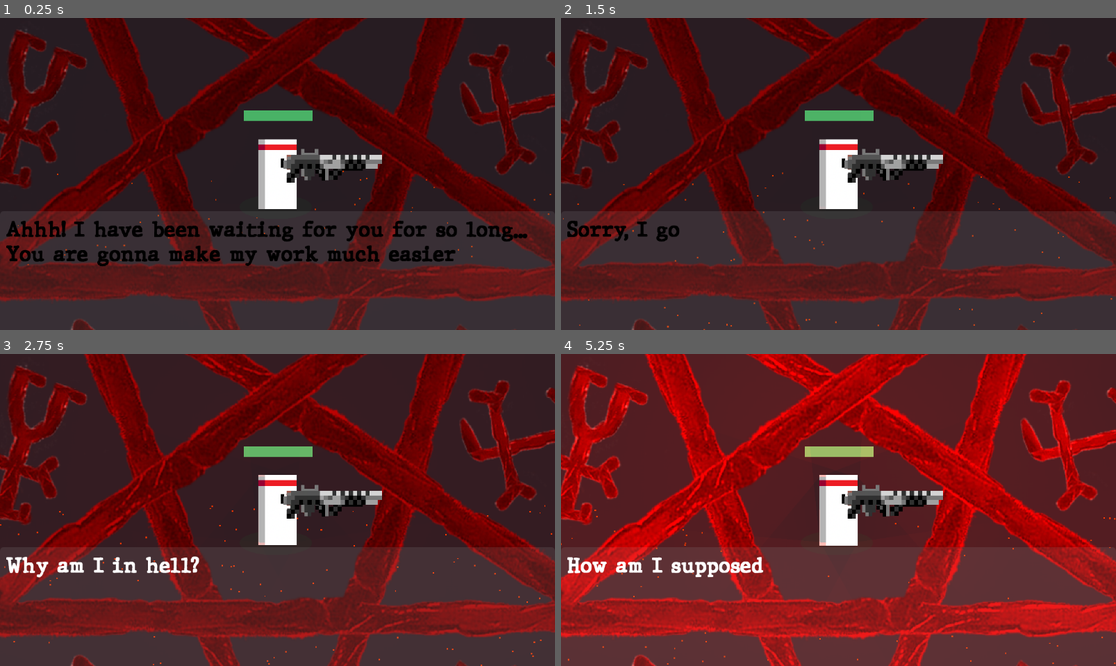
Above: before the commit, frames 1-4 (two rows, left to right).
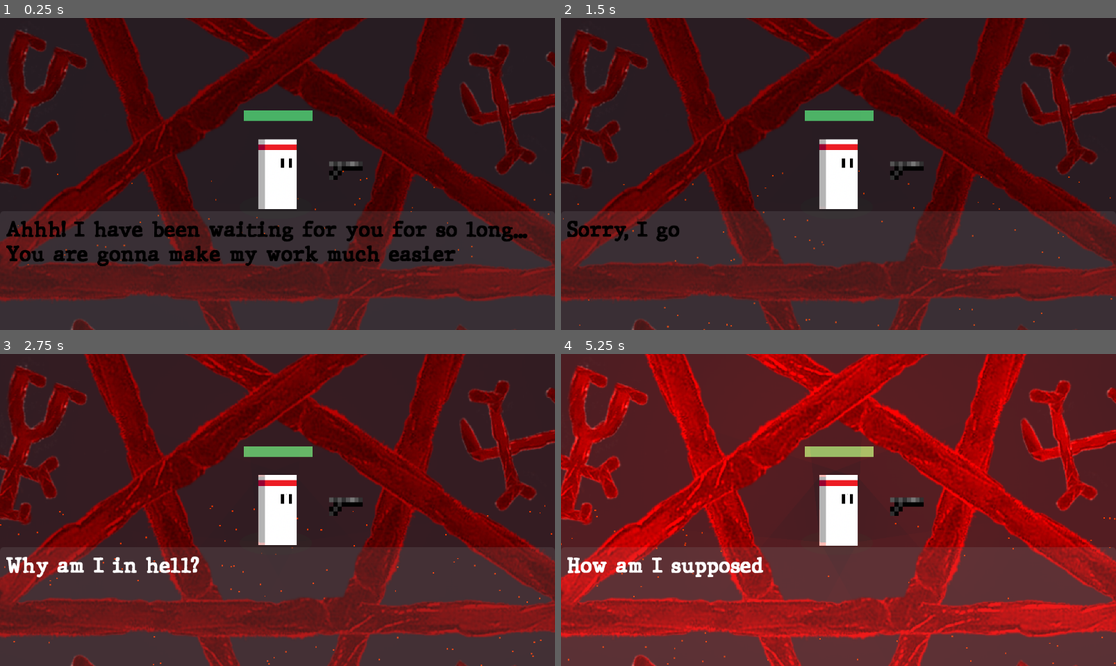
Above: after the commit, the same moments.

Repository: SK1PPR/byog24
Game: Godot game, scene res://scenes/main.tscn
Two runs of this game, one before a commit and one after it. Both use one fixed random seed, a clock stepped at 60 frames per second and the inputs below. This scene is started directly instead of the project's main scene. The engine's default icon, where the game draws it, is replaced by a stand-in: a white triangle on a blue panel in a dark square.
Inputs (mouse positions are in pixels of both pictures, inside the frame that each line leads up to):
- Up to frame 1 (0.25 s): no input
- Up to frame 2 (1.5 s): move the mouse to (960, 158) at 0.52 s; tap Space (next_dialogue) at 0.6, 1.35 s; click (960, 158) at 0.67 s; move the mouse to (727, 189) at 1.27 s; click (727, 189) at 1.42 s
- Up to frame 3 (2.75 s): move the mouse to (333, 441) at 2.02 s; tap Space (next_dialogue) at 2.1 s; click (333, 441) at 2.17 s
- Up to frame 4 (5.25 s): move the mouse to (810, 572) at 2.77 s; tap Space (next_dialogue) every 0.75 s from 2.85 to 5.1 s; click (810, 572) at 2.92 s; move the mouse to (1005, 556) at 3.52 s; click (1005, 556) at 3.67 s; move the mouse to (672, 463) at 4.27 s; click (672, 463) at 4.42 s; move the mouse to (866, 510) at 5.02 s; click (866, 510) at 5.17 s

The runs differ from the first frame. In frame 1, 0.8% of the frame differs, in the area x 46-69%, y 41-64%; in frame 2, 0.8%; in frame 3, 0.8%; in frame 4, 1.0%, in the area x 51-69%, y 41-53%.

Commit message:
Balancing

Diff:
--- a/data/weapons/assault_rifle.tres
+++ b/data/weapons/assault_rifle.tres
@@ -5,8 +5,8 @@
 [resource]
 script = ExtResource("1_dgnvc")
 name = ""
-bullet_speed = 300.0
+bullet_speed = 400.0
 damage = 10
-fire_rate = 0.2
-spread = 0.1
-range = 350.0
+fire_rate = 0.5
+spread = 0.2
+range = 500.0
--- a/data/weapons/assault_rifle.tscn
+++ b/data/weapons/assault_rifle.tscn
@@ -1,7 +1,7 @@
 [gd_scene load_steps=7 format=3 uid="uid://dh7t78g2mn2s6"]
 
 [ext_resource type="Script" path="res://data/weapons/weapon.gd" id="1_5yitp"]
-[ext_resource type="Resource" uid="uid://hjp8p03587nk" path="res://data/weapons/pistol.tres" id="2_2peac"]
+[ext_resource type="Resource" uid="uid://b5me2es0h2338" path="res://data/weapons/assault_rifle.tres" id="2_bnsov"]
 [ext_resource type="PackedScene" uid="uid://bbx6xtbc5y65b" path="res://data/weapons/bullet.tscn" id="3_ny1aq"]
 [ext_resource type="Texture2D" uid="uid://dq14co2uy13y0" path="res://assets/assault-rifle.png" id="4_f2a7t"]
 [ext_resource type="AudioStream" uid="uid://cnuxgh40yhyf1" path="res://sounds/assault_rifle.mp3" id="5_5q32q"]
@@ -14,7 +14,7 @@
 collision_layer = 0
 collision_mask = 2
 script = ExtResource("1_5yitp")
-weapons_stats = ExtResource("2_2peac")
+weapons_stats = ExtResource("2_bnsov")
 bullet = ExtResource("3_ny1aq")
 fired_bullets = 1
 fire_point_nodes = Array[NodePath]([NodePath("pivot/shooting_point")])
@@ -34,7 +34,7 @@
 texture = ExtResource("4_f2a7t")
 
 [node name="shooting_point" type="Marker2D" parent="pivot"]
-position = Vector2(179, -27)
+position = Vector2(178, -21)
 
 [node name="Shoot" type="AudioStreamPlayer2D" parent="."]
 stream = ExtResource("5_5q32q")
--- a/data/weapons/bullet.gd
+++ b/data/weapons/bullet.gd
@@ -3,6 +3,7 @@
 var travelled_distance = 0
 const SPEED = 1000
 const RANGE = 1200
+var damage = 10
 
 func _physics_process(delta):
 
@@ -17,4 +18,4 @@
 func _on_body_entered(body):
 	queue_free()
 	if body.has_method("take_damage"):
-		body.take_damage()
+		body.take_damage(damage)
--- a/data/weapons/handgun.tres
+++ b/data/weapons/handgun.tres
@@ -5,8 +5,8 @@
 [resource]
 script = ExtResource("1_cv4nt")
 name = ""
-bullet_speed = 300.0
+bullet_speed = 400.0
 damage = 10
-fire_rate = 0.4
-spread = 0.1
-range = 350.0
+fire_rate = 0.6
+spread = 0.15
+range = 400.0
--- a/data/weapons/machine_gun.tres
+++ b/data/weapons/machine_gun.tres
@@ -5,8 +5,8 @@
 [resource]
 script = ExtResource("1_hg2wg")
 name = ""
-bullet_speed = 300.0
-damage = 10
-fire_rate = 0.4
-spread = 0.1
-range = 350.0
+bullet_speed = 500.0
+damage = 2
+fire_rate = 0.1
+spread = 0.4
+range = 450.0
--- a/data/weapons/machine_gun.tscn
+++ b/data/weapons/machine_gun.tscn
@@ -1,7 +1,7 @@
 [gd_scene load_steps=7 format=3 uid="uid://bxnaw4pdyf808"]
 
 [ext_resource type="Script" path="res://data/weapons/weapon.gd" id="1_38v4r"]
-[ext_resource type="Resource" uid="uid://dw02mj2l8m5d3" path="res://data/weapons/handgun.tres" id="2_eao0w"]
+[ext_resource type="Resource" uid="uid://bw6vmwcjp8ucr" path="res://data/weapons/machine_gun.tres" id="2_s51ve"]
 [ext_resource type="PackedScene" uid="uid://bbx6xtbc5y65b" path="res://data/weapons/bullet.tscn" id="3_67kgm"]
 [ext_resource type="Texture2D" uid="uid://b3pbo7j0dv4uy" path="res://assets/machine-gun.png" id="4_cdhfr"]
 [ext_resource type="AudioStream" uid="uid://bm4akrsjyq2d" path="res://sounds/machine-gun.mp3" id="5_4r2th"]
@@ -14,7 +14,7 @@
 collision_layer = 0
 collision_mask = 2
 script = ExtResource("1_38v4r")
-weapons_stats = ExtResource("2_eao0w")
+weapons_stats = ExtResource("2_s51ve")
 bullet = ExtResource("3_67kgm")
 fired_bullets = 1
 fire_point_nodes = Array[NodePath]([NodePath("pivot/shooting_point")])
@@ -34,7 +34,7 @@
 texture = ExtResource("4_cdhfr")
 
 [node name="shooting_point" type="Marker2D" parent="pivot"]
-position = Vector2(162, -22)
+position = Vector2(157, -24)
 
 [node name="Shoot" type="AudioStreamPlayer2D" parent="."]
 stream = ExtResource("5_4r2th")
--- a/data/weapons/pistol.tres
+++ b/data/weapons/pistol.tres
@@ -6,7 +6,7 @@
 script = ExtResource("1_0jrvp")
 name = "Bullet"
 bullet_speed = 350.0
-damage = 1
+damage = 5
 fire_rate = 0.25
 spread = 0.1
-range = 400.0
+range = 300.0
--- a/data/weapons/revolver.tres
+++ b/data/weapons/revolver.tres
@@ -5,8 +5,8 @@
 [resource]
 script = ExtResource("1_vijt5")
 name = ""
-bullet_speed = 300.0
-damage = 10
-fire_rate = 0.4
-spread = 0.1
-range = 350.0
+bullet_speed = 450.0
+damage = 12
+fire_rate = 0.8
+spread = 0.15
+range = 400.0
--- a/data/weapons/revolver.tscn
+++ b/data/weapons/revolver.tscn
@@ -1,7 +1,7 @@
 [gd_scene load_steps=7 format=3 uid="uid://j4wfweum8nor"]
 
 [ext_resource type="Script" path="res://data/weapons/weapon.gd" id="1_sjwtt"]
-[ext_resource type="Resource" uid="uid://dw02mj2l8m5d3" path="res://data/weapons/handgun.tres" id="2_lvev2"]
+[ext_resource type="Resource" uid="uid://tb74m4d0pmsa" path="res://data/weapons/revolver.tres" id="2_edwcg"]
 [ext_resource type="PackedScene" uid="uid://bbx6xtbc5y65b" path="res://data/weapons/bullet.tscn" id="3_ob0jx"]
 [ext_resource type="Texture2D" uid="uid://db6dlyhlnylml" path="res://assets/revolver.png" id="4_x0i3g"]
 [ext_resource type="AudioStream" uid="uid://dh3rvcymx66jc" path="res://sounds/revolver-handgun.mp3" id="5_6cryr"]
@@ -14,7 +14,7 @@
 collision_layer = 0
 collision_mask = 2
 script = ExtResource("1_sjwtt")
-weapons_stats = ExtResource("2_lvev2")
+weapons_stats = ExtResource("2_edwcg")
 bullet = ExtResource("3_ob0jx")
 fired_bullets = 1
 fire_point_nodes = Array[NodePath]([NodePath("pivot/shooting_point")])
--- a/data/weapons/shotgun.tres
+++ b/data/weapons/shotgun.tres
@@ -6,7 +6,7 @@
 script = ExtResource("1_4byhd")
 name = ""
 bullet_speed = 300.0
-damage = 10
-fire_rate = 0.4
-spread = 0.1
-range = 350.0
+damage = 20
+fire_rate = 1.0
+spread = 0.3
+range = 200.0
--- a/data/weapons/shotgun.tscn
+++ b/data/weapons/shotgun.tscn
@@ -1,7 +1,7 @@
 [gd_scene load_steps=7 format=3 uid="uid://c2jso6b04bh2i"]
 
 [ext_resource type="Script" path="res://data/weapons/weapon.gd" id="1_g04jr"]
-[ext_resource type="Resource" uid="uid://dw02mj2l8m5d3" path="res://data/weapons/handgun.tres" id="2_xb0sl"]
+[ext_resource type="Resource" uid="uid://c1mo6myadfkbq" path="res://data/weapons/shotgun.tres" id="2_trxf7"]
 [ext_resource type="PackedScene" uid="uid://bbx6xtbc5y65b" path="res://data/weapons/bullet.tscn" id="3_gcn2k"]
 [ext_resource type="Texture2D" uid="uid://bxrx8pp04xpee" path="res://assets/Shotgun.png" id="4_sdova"]
 [ext_resource type="AudioStream" uid="uid://dtcvqeal7mwe3" path="res://sounds/shotgun.mp3" id="5_blp08"]
@@ -14,10 +14,10 @@
 collision_layer = 0
 collision_mask = 2
 script = ExtResource("1_g04jr")
-weapons_stats = ExtResource("2_xb0sl")
+weapons_stats = ExtResource("2_trxf7")
 bullet = ExtResource("3_gcn2k")
 fired_bullets = 1
-fire_point_nodes = Array[NodePath]([NodePath("pivot/shooting_point")])
+fire_point_nodes = Array[NodePath]([NodePath("pivot/shooting_point"), NodePath("pivot/shooting_point2"), NodePath("pivot/shooting_point3")])
 range_area = NodePath("Range")
 
 [node name="Range" type="CollisionShape2D" parent="."]
@@ -34,7 +34,13 @@
 texture = ExtResource("4_sdova")
 
 [node name="shooting_point" type="Marker2D" parent="pivot"]
-position = Vector2(216, -27)
+position = Vector2(217, -22)
+
+[node name="shooting_point2" type="Marker2D" parent="pivot"]
+position = Vector2(217, -30)
+
+[node name="shooting_point3" type="Marker2D" parent="pivot"]
+position = Vector2(217, -38)
 
 [node name="Shoot" type="AudioStreamPlayer2D" parent="."]
 stream = ExtResource("5_blp08")
--- a/data/weapons/sniper.tres
+++ b/data/weapons/sniper.tres
@@ -5,8 +5,8 @@
 [resource]
 script = ExtResource("1_vif8p")
 name = ""
-bullet_speed = 300.0
-damage = 10
-fire_rate = 0.4
-spread = 0.1
-range = 350.0
+bullet_speed = 600.0
+damage = 30
+fire_rate = 3.0
+spread = 0.05
+range = 700.0
--- a/data/weapons/sniper.tscn
+++ b/data/weapons/sniper.tscn
@@ -1,7 +1,7 @@
 [gd_scene load_steps=7 format=3 uid="uid://eqagoykh5r0q"]
 
 [ext_resource type="Script" path="res://data/weapons/weapon.gd" id="1_rse73"]
-[ext_resource type="Resource" uid="uid://dw02mj2l8m5d3" path="res://data/weapons/handgun.tres" id="2_c1v2e"]
+[ext_resource type="Resource" uid="uid://xdg15e2v2x54" path="res://data/weapons/sniper.tres" id="2_v1ult"]
 [ext_resource type="PackedScene" uid="uid://bbx6xtbc5y65b" path="res://data/weapons/bullet.tscn" id="3_3ggxf"]
 [ext_resource type="Texture2D" uid="uid://300wns70xk7p" path="res://assets/sniper.png" id="4_1agrq"]
 [ext_resource type="AudioStream" uid="uid://c5f1h0si61xpm" path="res://sounds/sniper.mp3" id="5_kasps"]
@@ -14,7 +14,7 @@
 collision_layer = 0
 collision_mask = 2
 script = ExtResource("1_rse73")
-weapons_stats = ExtResource("2_c1v2e")
+weapons_stats = ExtResource("2_v1ult")
 bullet = ExtResource("3_3ggxf")
 fired_bullets = 1
 fire_point_nodes = Array[NodePath]([NodePath("pivot/shooting_point")])
--- a/data/weapons/weapon.gd
+++ b/data/weapons/weapon.gd
@@ -6,7 +6,6 @@
 @export var fired_bullets: int
 @export var fire_point_nodes: Array[NodePath]
 @export var range_area: CollisionShape2D
-@export var interval: float
 
 var timer
 var gap_timer
@@ -52,6 +51,7 @@
 			var projectile = bullet.instantiate()
 			projectile.global_position = fire_point.global_position
 			projectile.global_rotation = fire_point.global_rotation + randf_range(-weapons_stats.spread, weapons_stats.spread)
+			projectile.damage = weapons_stats.damage
 			get_tree().current_scene.add_child(projectile)
 			count += 1
 			i -= 1
--- a/scenes/game_over.tscn
+++ b/scenes/game_over.tscn
@@ -1,24 +1,73 @@
-[gd_scene load_steps=2 format=3 uid="uid://y1x6aytdjws7"]
+[gd_scene load_steps=6 format=3 uid="uid://csiqm27bvm75t"]
 
-[ext_resource type="Script" path="res://scripts/game_over_restart_button.gd" id="1_h7wio"]
+[ext_resource type="FontFile" uid="uid://dwfq544lcvb6w" path="res://fonts/JMH Typewriter-Black.otf" id="1_rsrx6"]
+[ext_resource type="Script" path="res://scripts/game_over_restart_button.gd" id="2_28he5"]
+[ext_resource type="FontFile" uid="uid://c5p5100gq1ugg" path="res://fonts/Avestrava Tattoo Personal Use Only.ttf" id="2_wycn6"]
 
-[node name="GameOver" type="Node2D"]
+[sub_resource type="StyleBoxFlat" id="StyleBoxFlat_6owpv"]
+bg_color = Color(0.862745, 0.0352941, 0.145098, 1)
+corner_radius_top_left = 4
+corner_radius_top_right = 4
+corner_radius_bottom_right = 4
+corner_radius_bottom_left = 4
 
-[node name="Label" type="Label" parent="."]
-offset_left = 496.0
-offset_top = 228.0
-offset_right = 583.0
-offset_bottom = 251.0
-scale = Vector2(1.84073, 6.32247)
+[sub_resource type="StyleBoxFlat" id="StyleBoxFlat_eqimx"]
+bg_color = Color(0.6, 0.6, 0.6, 0)
+border_color = Color(0.8, 0.8, 0.8, 0)
+expand_margin_left = 8.0
+expand_margin_top = 8.0
+expand_margin_right = 8.0
+expand_margin_bottom = 8.0
+
+[node name="GameOver" type="Control"]
+layout_mode = 3
+anchors_preset = 15
+anchor_right = 1.0
+anchor_bottom = 1.0
+grow_horizontal = 2
+grow_vertical = 2
+
+[node name="ColorRect" type="ColorRect" parent="."]
+layout_mode = 1
+anchors_preset = 15
+anchor_right = 1.0
+anchor_bottom = 1.0
+offset_top = -9.0
+offset_bottom = -9.0
+grow_horizontal = 2
+grow_vertical = 2
+color = Color(0, 0, 0, 1)
+
+[node name="VBoxContainer" type="VBoxContainer" parent="."]
+layout_mode = 1
+anchors_preset = 8
+anchor_left = 0.5
+anchor_top = 0.5
+anchor_right = 0.5
+anchor_bottom = 0.5
+offset_left = -153.0
+offset_top = -77.0
+offset_right = 152.0
+offset_bottom = 77.0
+grow_horizontal = 2
+grow_vertical = 2
+theme_override_constants/separation = 23
+alignment = 1
+
+[node name="Label" type="Label" parent="VBoxContainer"]
+layout_mode = 2
+theme_override_fonts/font = ExtResource("1_rsrx6")
+theme_override_font_sizes/font_size = 40
 text = "Game Over"
+horizontal_alignment = 1
 
-[node name="Button" type="Button" parent="."]
-offset_left = 342.0
-offset_top = 376.0
-offset_right = 403.0
-offset_bottom = 407.0
-scale = Vector2(7.8, 7.44)
-text = "restart"
-script = ExtResource("1_h7wio")
+[node name="Button" type="Button" parent="VBoxContainer"]
+layout_mode = 2
+theme_override_fonts/font = ExtResource("2_wycn6")
+theme_override_font_sizes/font_size = 60
+theme_override_styles/hover = SubResource("StyleBoxFlat_6owpv")
+theme_override_styles/normal = SubResource("StyleBoxFlat_eqimx")
+text = "Restart"
+script = ExtResource("2_28he5")
 
-[connection signal="pressed" from="Button" to="Button" method="_on_pressed"]
+[connection signal="pressed" from="VBoxContainer/Button" to="VBoxContainer/Button" method="_on_pressed"]
--- a/scenes/main.tscn
+++ b/scenes/main.tscn
@@ -11,9 +11,6 @@
 [ext_resource type="PackedScene" uid="uid://gy88wl32c56y" path="res://scenes/square.tscn" id="5_nksia"]
 [ext_resource type="Script" path="res://scripts/wave_manager.gd" id="6_qxm8f"]
 [ext_resource type="PackedScene" uid="uid://b6s0vfev5tf8l" path="res://scenes/pentagon.tscn" id="7_ix11m"]
-[ext_resource type="PackedScene" uid="uid://dh7t78g2mn2s6" path="res://data/weapons/assault_rifle.tscn" id="12_05t2x"]
-[ext_resource type="PackedScene" uid="uid://bxnaw4pdyf808" path="res://data/weapons/machine_gun.tscn" id="13_i5i3e"]
-[ext_resource type="PackedScene" uid="uid://c2jso6b04bh2i" path="res://data/weapons/shotgun.tscn" id="14_lmhwi"]
 [ext_resource type="Script" path="res://scripts/PowerupRange.gd" id="16_0oi6n"]
 [ext_resource type="Script" path="res://scripts/powerup_manager.gd" id="16_xl5kd"]
 [ext_resource type="Script" path="res://scripts/first_aid.gd" id="17_3jxuv"]
@@ -408,42 +405,6 @@
 scale = Vector2(30, 30)
 shape = SubResource("CircleShape2D_oeyq2")
 
-[node name="assault_rifle" parent="player" instance=ExtResource("12_05t2x")]
-
-[node name="machine_gun" parent="player" instance=ExtResource("13_i5i3e")]
-
-[node name="shotgun" parent="player" instance=ExtResource("14_lmhwi")]
-
-[node name="GameOverScreen" type="CanvasLayer" parent="."]
-unique_name_in_owner = true
-visible = false
-
-[node name="ColorRect" type="ColorRect" parent="GameOverScreen"]
-anchors_preset = 15
-anchor_right = 1.0
-anchor_bottom = 1.0
-offset_right = 768.0
-offset_bottom = 432.0
-grow_horizontal = 2
-grow_vertical = 2
-
-[node name="Label" type="Label" parent="GameOverScreen/ColorRect"]
-layout_mode = 1
-anchors_preset = 8
-anchor_left = 0.5
-anchor_top = 0.5
-anchor_right = 0.5
-anchor_bottom = 0.5
-offset_left = -543.0
-offset_top = -136.5
-offset_right = 543.0
-offset_bottom = 136.5
-grow_horizontal = 2
-grow_vertical = 2
-theme_override_colors/font_color = Color(0, 0, 0, 1)
-theme_override_font_sizes/font_size = 200
-text = "Game Over"
-
 [node name="PowerupManager" type="Node" parent="."]
 script = ExtResource("16_xl5kd")
 
--- a/scenes/player.tscn
+++ b/scenes/player.tscn
@@ -34,7 +34,7 @@
 @export var max_tilt_angle = 15.0
 @export var bounce_height = 10
 @export var bounce_speed = 10.0
-@export var damageFactor: float = 1.0
+@export var damageFactor: float = 10.0
 
 @onready var sprite = $Sprite2D
 @onready var shadow = $shadow # Reference to the shadow Sprite2D
@@ -54,7 +54,6 @@
 	initial_rect_position = sprite.position
 
 func _physics_process(delta):
-	%ProgressBar.value = health
 	var direction = Input.get_vector(\"ui_left\", \"ui_right\", \"ui_up\", \"ui_down\")
 	velocity = handle_move(direction, delta)
 	move_and_collide(velocity*delta)
@@ -88,12 +87,13 @@
 	var overlapping_mobs = %HurtBox.get_overlapping_bodies()
 	if overlapping_mobs.size() > 1:
 		health -= (DAMAGE_RATE * overlapping_mobs.size() * delta)*0.1*damageFactor
+		RainMusic.bullet_shot.emit()
 		if health <= 0.0:
 			health_deplete.emit()
 			get_tree().change_scene_to_file(\"res://scenes/game_over.tscn\")
 
 func _process(delta):
-	# Smooth color change based on movement
+	%ProgressBar.value = health
 	pass
 	#color_rect.color = Color(r, g, b)
 
@@ -149,7 +149,7 @@
 size = Vector2(72, 129)
 
 [sub_resource type="CapsuleShape2D" id="CapsuleShape2D_4s222"]
-radius = 32.0055
+radius = 39.4734
 height = 127.953
 
 [sub_resource type="StyleBoxFlat" id="StyleBoxFlat_6bs8r"]
@@ -169,7 +169,7 @@
 script = SubResource("GDScript_dy3ap")
 
 [node name="shadow" type="Sprite2D" parent="."]
-modulate = Color(0.408329, 0.408329, 0.408329, 1)
+modulate = Color(0.407843, 0.407843, 0.407843, 0.588235)
 self_modulate = Color(0.340339, 0.340339, 0.340339, 1)
 position = Vector2(-4, 68)
 texture = ExtResource("2_pc3o8")
--- a/scenes/rain_music.tscn
+++ b/scenes/rain_music.tscn
@@ -13,9 +13,11 @@
 
 [node name="Rain" type="AudioStreamPlayer" parent="."]
 stream = ExtResource("1_3a8pd")
+parameters/looping = true
 
 [node name="Metal" type="AudioStreamPlayer" parent="."]
 stream = ExtResource("2_qt23e")
+parameters/looping = true
 
 [node name="CPUParticles2D" type="CPUParticles2D" parent="."]
 position = Vector2(540, -10)
--- a/scripts/camera_2d.gd
+++ b/scripts/camera_2d.gd
@@ -7,7 +7,7 @@
 @export var MAX_Y = 2000
 var player
 
-@export var random_strength: float = 15.0
+@export var random_strength: float = 30.0
 @export var shake_fade: float = 5.0
 
 var rng = RandomNumberGenerator.new()
@@ -18,6 +18,8 @@
 func _ready():
 	player = get_node(playe_path)
 	global_position = player.global_position
+	#connect bullet signal
+	RainMusic.bullet_shot.connect(Callable(self, "shake"))
 
 
 # Called every frame. 'delta' is the elapsed time since the previous frame.
@@ -40,3 +42,6 @@
 
 func randomOffset() -> Vector2:
 	return Vector2(rng.randf_range(-shake_strength,shake_strength), rng.randf_range(-shake_strength, shake_strength))
+
+func shake():
+	shake_strength = random_strength
--- a/scripts/game_over_restart_button.gd
+++ b/scripts/game_over_restart_button.gd
@@ -1,11 +1,4 @@
 extends Button
-
-# Called when the node enters the scene tree for the first time.
-func _ready():
-	pass # Replace with function body.
-# Called every frame. 'delta' is the elapsed time since the previous frame.
-func _process(delta):
-	pass
 
 func _on_pressed():
 	get_tree().change_scene_to_file("res://scenes/main.tscn")
--- a/scripts/pentagon.gd
+++ b/scripts/pentagon.gd
@@ -1,6 +1,6 @@
 extends CharacterBody2D
 
-var health = 3
+var health = 40
 var separation_distance = 100.0  # Minimum distance to maintain between enemies
 
 var time_elapsed = 0.0
@@ -12,8 +12,8 @@
 var timer
 
 func type0movement(direction, delta):
-	var zigzag_amplitude = 200.0
-	var zigzag_frequency = 20.0
+	var zigzag_amplitude = 150.0
+	var zigzag_frequency = 10.0
 	var zigzag_offset = sin(time_elapsed * zigzag_frequency) * zigzag_amplitude
 
 	direction.x += zigzag_offset * delta
--- a/scripts/rain_music.gd
+++ b/scripts/rain_music.gd
@@ -1,4 +1,7 @@
 extends Node
+
+#signal for bullet shots
+signal bullet_shot
 
 func play_music():
 	$Rain.play()
--- a/scripts/square.gd
+++ b/scripts/square.gd
@@ -1,6 +1,6 @@
 extends CharacterBody2D
 
-var health = 3
+var health = 30
 var separation_distance = 100.0  # Minimum distance to maintain between enemies
 
 
@@ -17,7 +17,7 @@
 	parent_node = get_parent()
 
 func type0movement(direction):
-	return direction* 300.0
+	return direction* 650.0
 
 func type1movement(direction):
 	direction[1] = direction[1]*5000.0
--- a/scripts/triangle.gd
+++ b/scripts/triangle.gd
@@ -1,6 +1,6 @@
 extends CharacterBody2D
 
-var health = 3
+var health = 20
 var separation_distance = 100.0  # Minimum distance to maintain between enemies
 
 signal on_death()
@@ -19,7 +19,7 @@
 
 func _physics_process(_delta):
 	var direction = global_position.direction_to(player.global_position)
-	var velocity = direction * 400.0
+	var velocity = direction * 700.0
 
 	# Adjust velocity to avoid nearby enemies
 	velocity += get_separation_vector() * 100.0  # Increase to adjust the repelling force
Not shown: 1 places in scenes/main.tscn that only renumber resources
